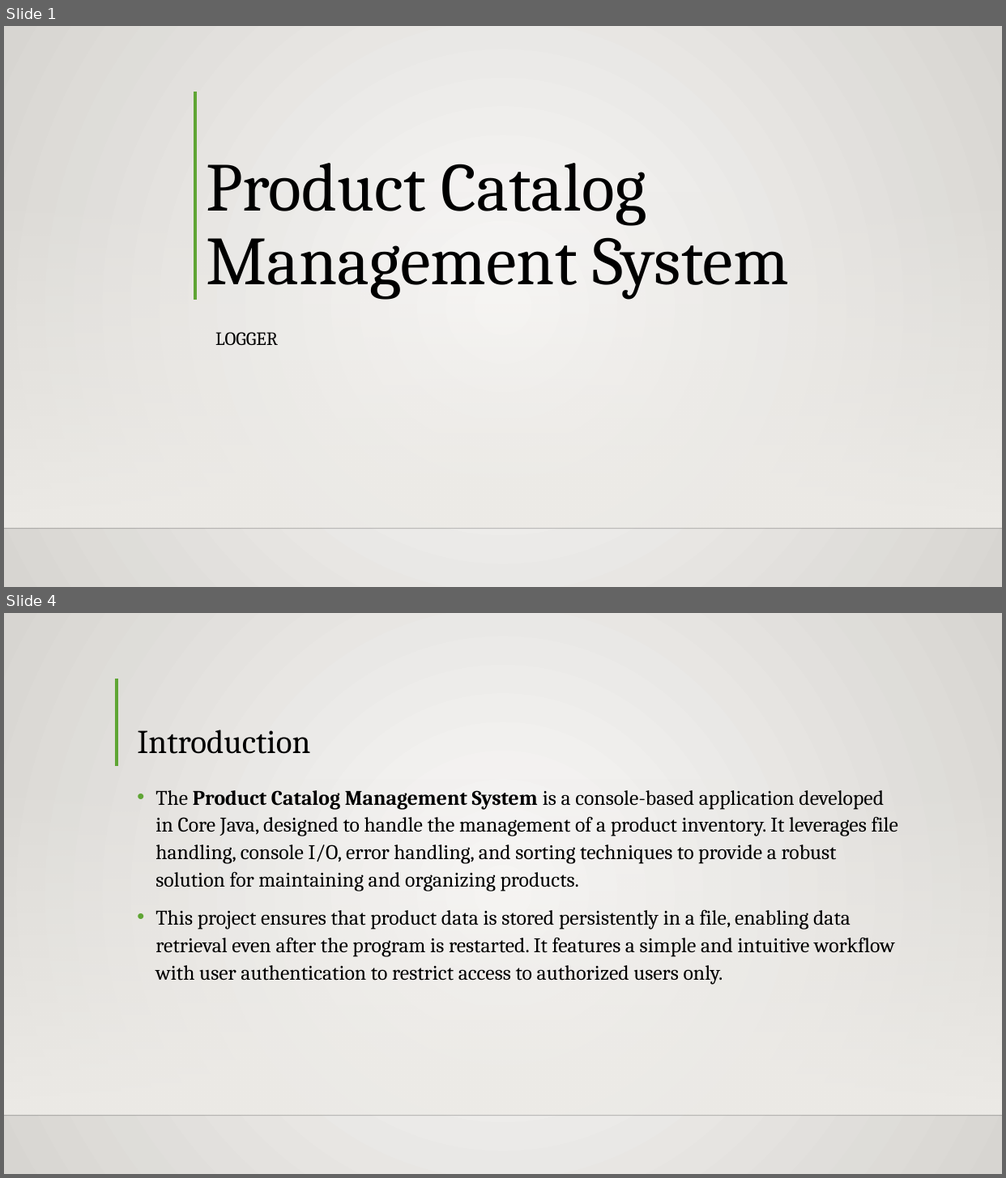
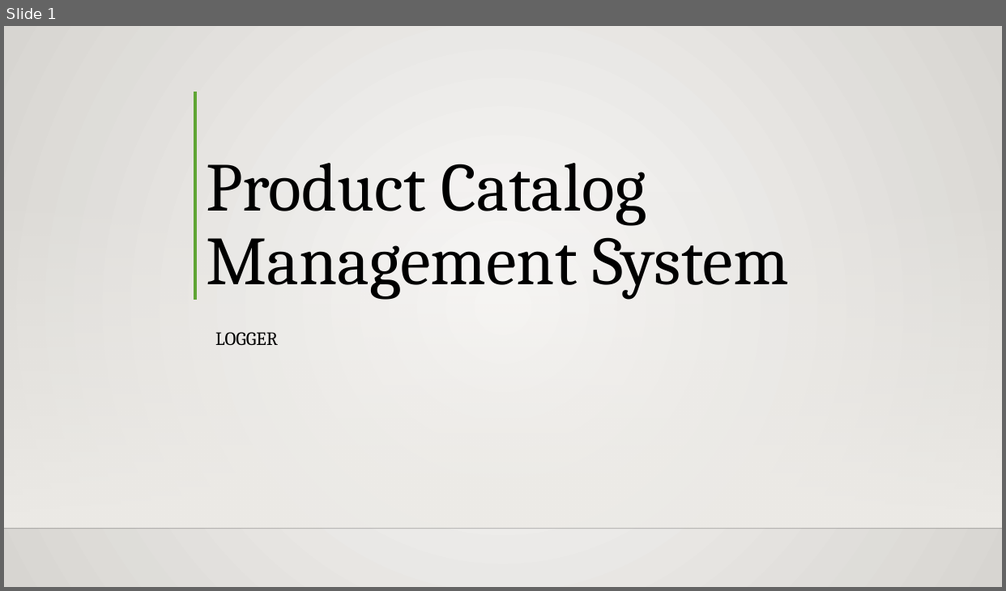
Before and after one commit to ThePrabhatRawat/Logger, a slide deck: Product Catalog Management System.pptx. Shown one above the other, each under a label of ours: slides 1 and 4 before the commit, slide 1 after it; the slides between them are not shown. The pictures are 1006x1178 and 1006x591 pixels, drawn with LibreOffice and Linux fonts; fonts in the diff are those of the drawing; background and template pictures are left out. Boxes give left, top, right and bottom in pixels: in the first picture for what was removed or moved away, otherwise in the second. Text is boxed around its words. In the diff, an @@ line names an element or a change of style, - is before the commit and + after.

```diff
--- a/Product Catalog Management System.pptx
+++ b/Product Catalog Management System.pptx
@@ slide 4 removed at <box>4,613,1002,1174</box>, background gradient #FAFAF9 to #D7D5D2; not listed: 2 template elements that a slide beside it also shows @@
@@ line removed from (117, 678) to (117, 766) @@
@@ title removed at <box>137,730,310,754</box> @@
-Introduction
@@ text removed at <box>155,790,898,984</box> @@
-• The Product Catalog Management System is a console-based application developed in Core Java, designed to handle the management of a product inventory. It leverages file handling, console I/O, error handling, and sorting techniques to provide a robust solution for maintaining and organizing products.
-• This project ensures that product data is stored persistently in a file, enabling data retrieval even after the program is restarted. It features a simple and intuitive workflow with user authentication to restrict access to authorized users only.
```
Also in this commit, not shown: 2 slides changed, 1 slide added.
